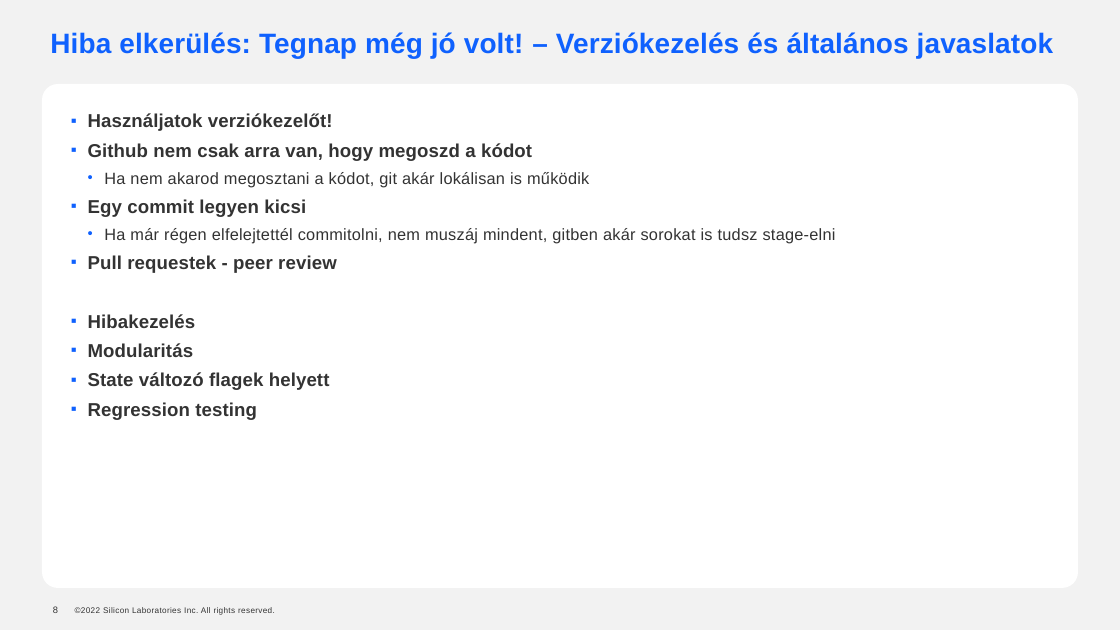
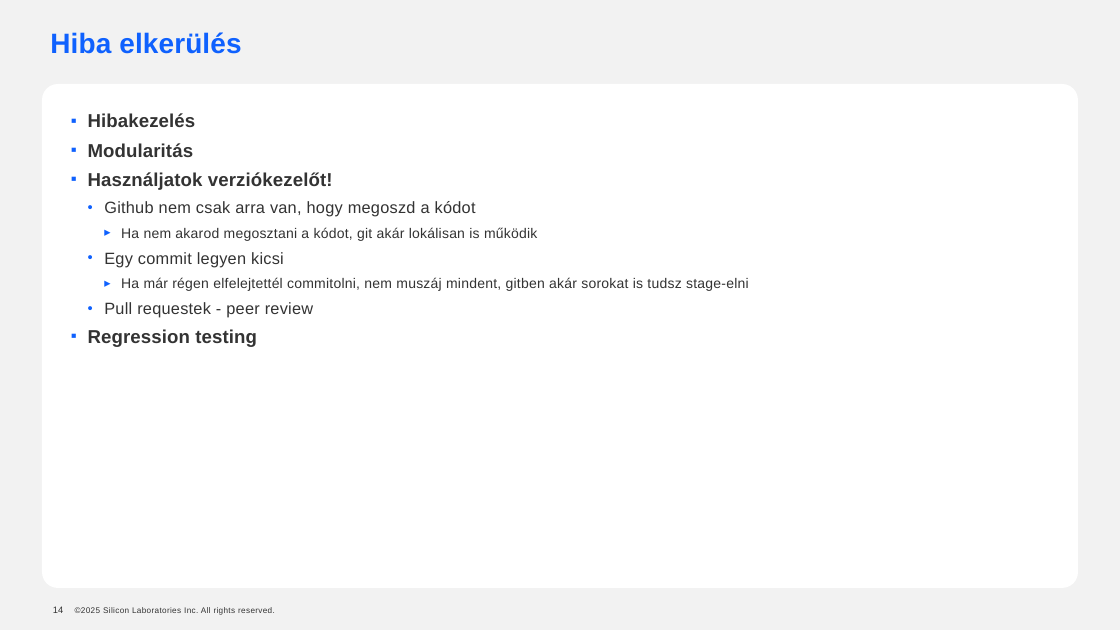
Before and after one commit to andrasbiro-silabs/cansat-bug-presentation, a slide deck: slide 14 of cansat_debug.pptx (slide 8 before the commit). Drawn at 1120x630 pixels with LibreOffice and Linux fonts; fonts in the diff are those of the drawing; background and template pictures are left out. Boxes give left, top, right and bottom in pixels: in the first picture for what was removed or moved away, otherwise in the second. Text is boxed around its words. In the diff, an @@ line names an element or a change of style, - is before the commit and + after.

```diff
--- a/cansat_debug.pptx
+++ b/cansat_debug.pptx
@@ title at <box>50,32,241,54</box>: text changed @@
-Hiba elkerülés: Tegnap még jó volt! – Verziókezelés és általános javaslatok
+Hiba elkerülés
@@ text at <box>88,113,196,157</box>: paragraphs added @@
+▪ Hibakezelés
+▪ Modularitás
@@ text at <box>104,201,749,318</box>: size 16 to 14 pt, letter spacing 0.1 to 0.2 pt, bold off in "Github nem csak arra van, hogy megoszd ...", "Egy commit legyen kicsi", "Pull requestek - peer review"; size 14 to 12 pt in "Ha nem akarod megosztani a kódot, git ...", "Ha már régen elfelejtettél commitolni, nem muszáj ..."; bullet ▪ to •; list level 1 to 2 in "Github nem csak arra van, ..."; bullet • to ▸; list level 2 to 3 in "Ha nem akarod megosztani a ..."; list level 1 to 2 in "Egy commit legyen kicsi"; list level 2 to 3 in "Ha már régen elfelejtettél commitolni, ..."; list level 1 to 2 in "Pull requestek - peer review" @@
@@ text at <box>88,314,330,390</box>: paragraphs removed @@
-▪ Hibakezelés
-▪ Modularitás
-▪ State változó flagek helyett
@@ page number at <box>53,606,63,613</box>: text changed @@
-8
+14
```
Also in this commit, not shown: 10 other slides changed, 9 slides added, 3 slides removed.
